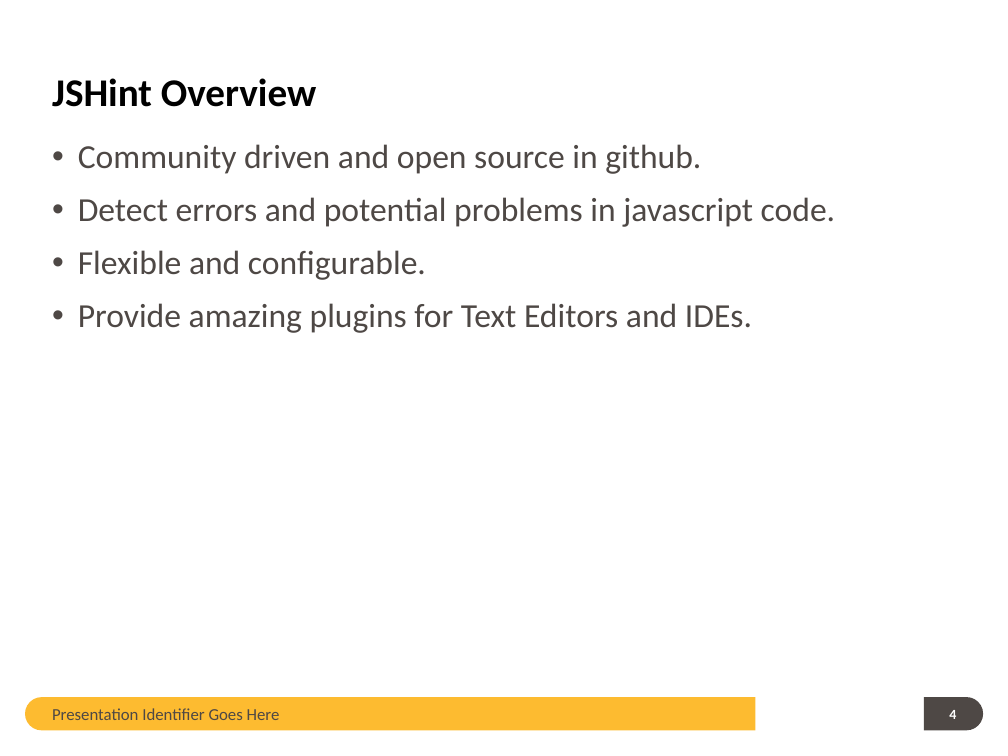
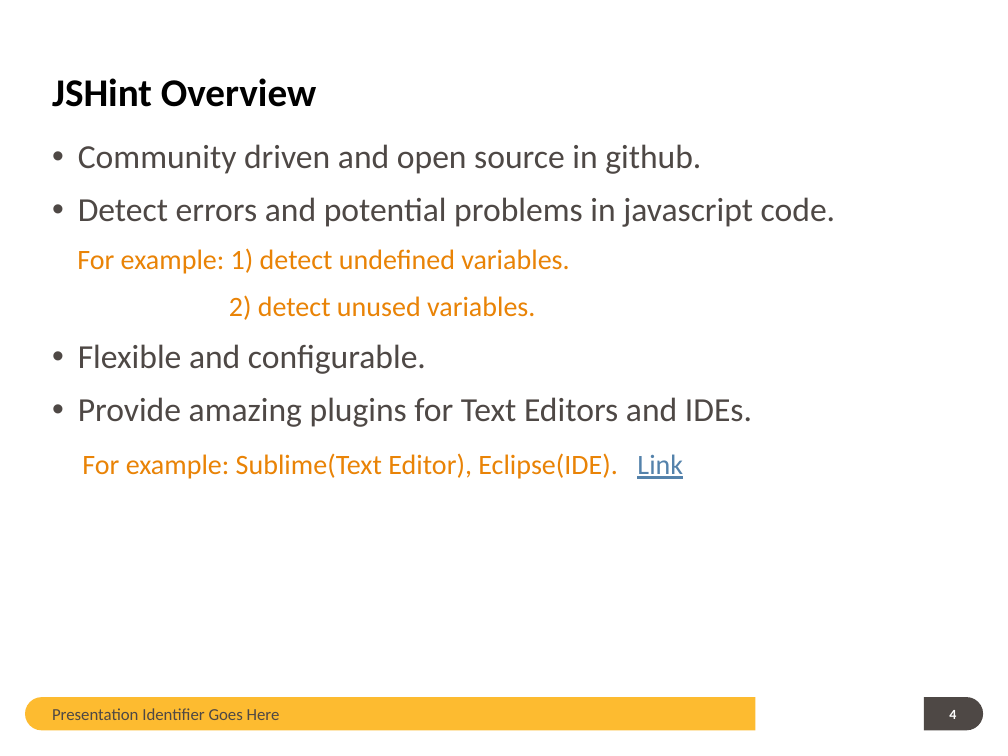
Before and after one commit to guangweiqiao/EIMS, a slide deck: slide 4 of EIMS/doc/JSHint TOI.pptx. Drawn at 1008x756 pixels with LibreOffice and Linux fonts; fonts in the diff are those of the drawing; background and template pictures are left out. Boxes give left, top, right and bottom in pixels: in the first picture for what was removed or moved away, otherwise in the second. Text is boxed around its words. In the diff, an @@ line names an element or a change of style, - is before the commit and + after.

```diff
--- a/EIMS/doc/JSHint TOI.pptx
+++ b/EIMS/doc/JSHint TOI.pptx
@@ text at (x1=77, y1=248, x2=569, y2=320): paragraphs added @@
+For example: 1) detect undefined variables.
+2) detect unused variables.
@@ text at (x1=82, y1=453, x2=683, y2=479): paragraph added @@
+For example: Sublime(Text Editor), Eclipse(IDE). Link
```
Also in this commit, not shown: 13 other slides changed, 1 slide removed.
